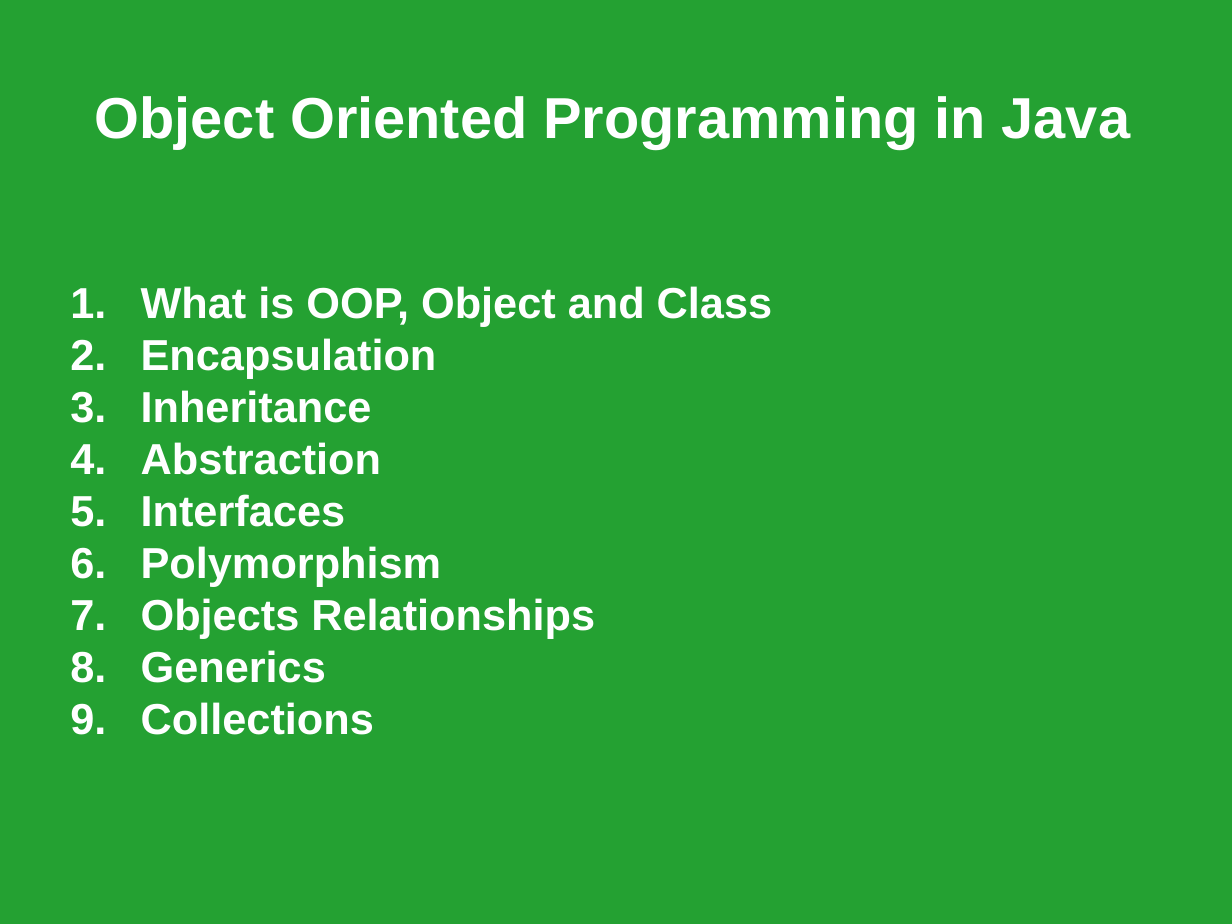
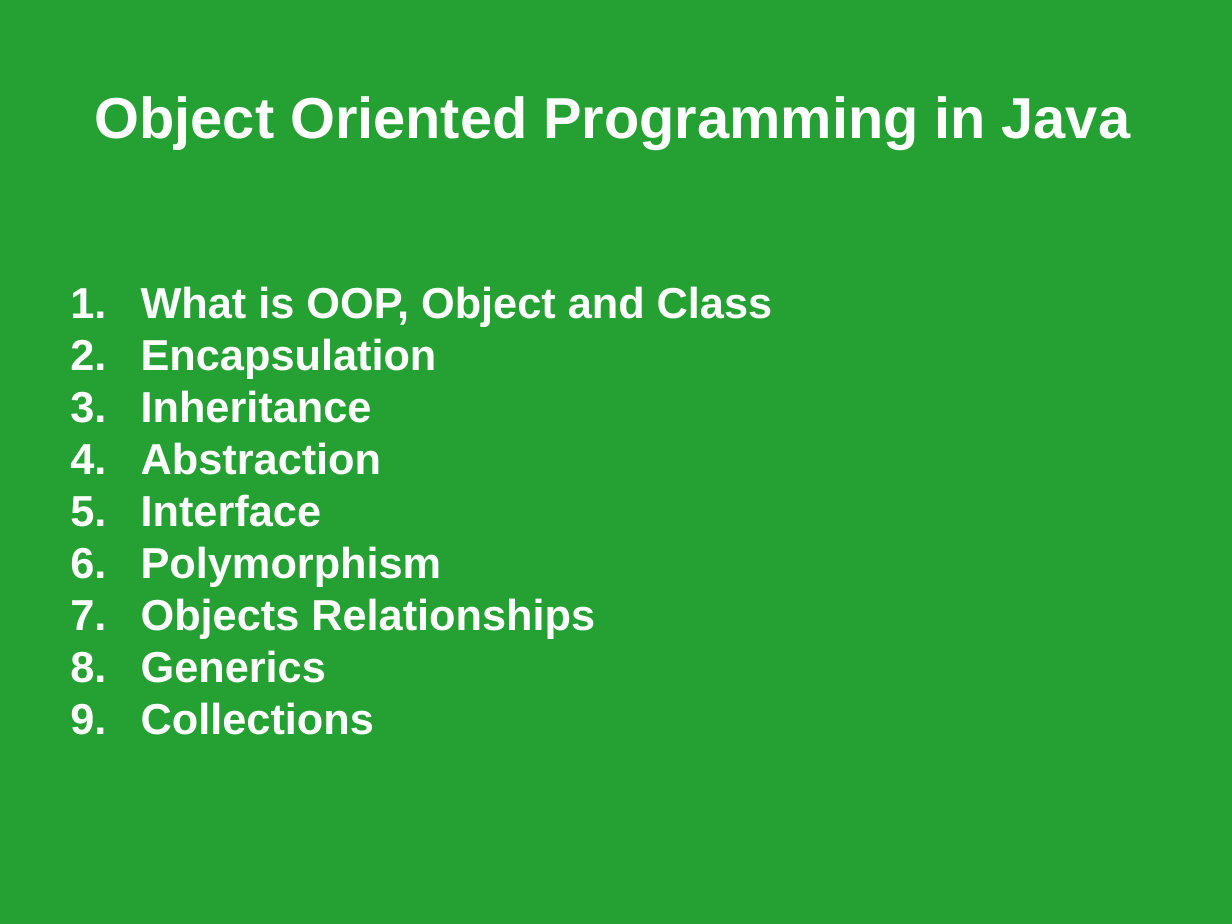
Before and after one commit to srinivasnangunuri/GitRep, a slide deck: slide 3 of JavaOOP_Workshop_Presentation.pptx. Drawn at 1232x924 pixels with LibreOffice and Linux fonts; fonts in the diff are those of the drawing. Boxes give left, top, right and bottom in pixels: in the first picture for what was removed or moved away, otherwise in the second. Text is boxed around its words. In the diff, an @@ line names an element or a change of style, - is before the commit and + after.

Commit message:
version2

```diff
--- a/JavaOOP_Workshop_Presentation.pptx
+++ b/JavaOOP_Workshop_Presentation.pptx
@@ text at (141,494,321,527): text changed @@
-5. Interfaces
+5. Interface
```
